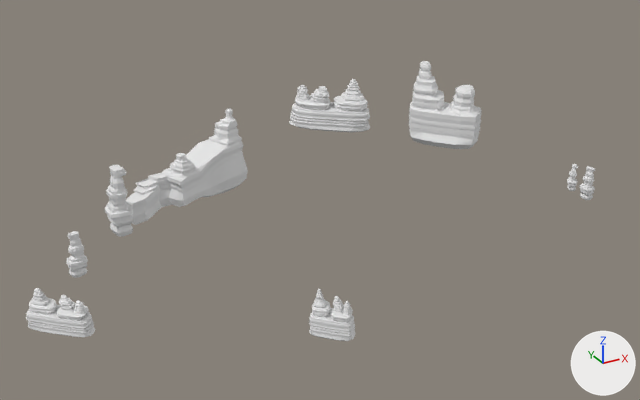
Before and after pictures for a commit that changed the glTF model src/assets/models/chimneys.gltf.
The view is the same before and after, from a camera (50 mm lens) standing at (-356.0, -550.0, 322.0) and looking at (-7.0, 84.0, 6.0). Arrows for +X, +Y and +Z are at lower right; the lights stay in place. Where no turn or scale is listed for an object, it has been applied to the vertices.
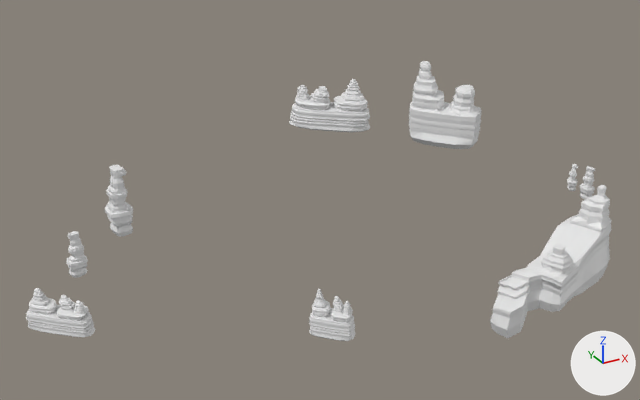
Where the change shows, as pixel boxes (x1, y1, x2, y2) in the pictures (640 x 400 px):
```json
{"object": "Cube", "change": "moved", "before": [125, 108, 248, 225], "after": [490, 185, 612, 338]}
```

Scene script edits in JSON lines:
```json
{"op": "set", "path": "ob_cube.location", "old": "(-56.4, 192.2, 3.1)", "new": "(113.2, -112.6, 3.1)"}
```
